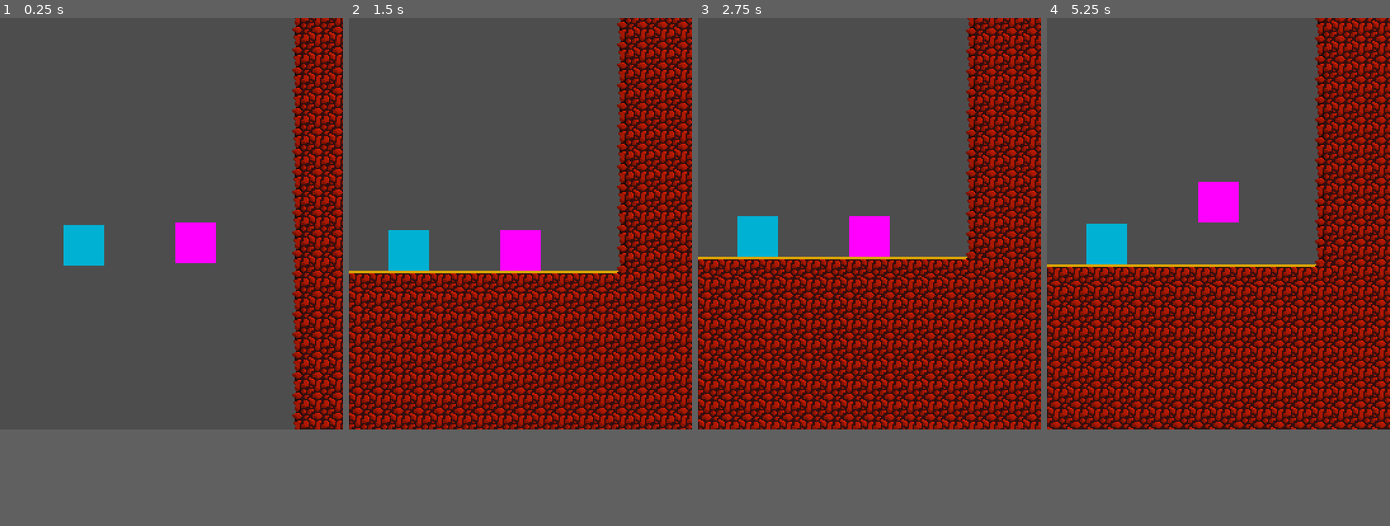
Above: before the commit, frames 1-4 (left to right).
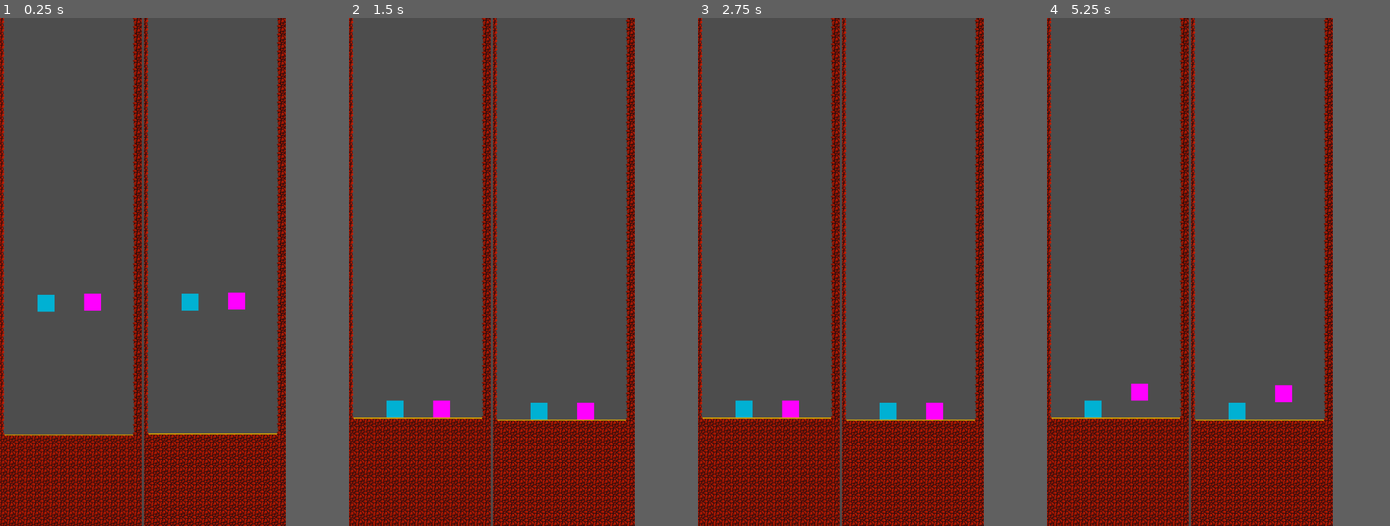
Above: after the commit, the same moments.

Repository: esoccoli/devcade-giga-game
Game: Godot game, scene res://scenes/splitscreen.tscn
Two runs of this game, one before a commit and one after it. Both use one fixed random seed, a clock stepped at 60 frames per second and the inputs below. Before the commit the project starts from res://scenes/main.tscn.
Inputs:
- Up to frame 1 (0.25 s): no input
- Up to frame 2 (1.5 s): hold F (p1_run) 0.53-1.28 s; tap F (p1_run) at 1.35 s
- Up to frame 3 (2.75 s): tap Enter at 2 s; hold F (p1_run) from 2.03 s (still down)
- Up to frame 4 (5.25 s): tap Space at 2.75, 5 s; release F (p1_run) at 2.78 s; tap F (p1_run) at 2.85, 4.35 s; hold F (p1_run) 3.53-4.28 s; tap Enter at 4.25 s; hold F (p1_run) from 5.03 s (still down)
The window is 540x648 before the commit and 450x800 after it. Grey fills any space a smaller window leaves; there, only what the larger window draws over its background counts as a difference.

The runs differ from the first frame. In frame 1, 29% of the frame differs, in the area x 0-100%, y 0-100%; in frame 2, 51%; in frame 3, 53%; in frame 4, 52%.

Commit message:
split-screen added

Diff:
--- /dev/null
+++ b/world-of-wallhoppers/assets/scripts/camera.gd
@@ -0,0 +1,9 @@
+extends Camera2D
+
+@export var target:CharacterBody2D;
+
+# Called every frame. 'delta' is the elapsed time since the previous frame.
+func _process(delta: float) -> void:
+	if target.position.y < 50:
+		position = Vector2(position.x, target.position.y);
+	pass
--- /dev/null
+++ b/world-of-wallhoppers/assets/scripts/splitscreen.gd
@@ -0,0 +1,22 @@
+extends Node2D
+
+var viewportP1;
+var viewportP2;
+var staticCamera;
+var cameraP1;
+var cameraP2;
+var levelScene;
+
+
+# Called when the node enters the scene tree for the first time.
+func _ready() -> void:
+	viewportP1 = $HBoxContainer/ViewportContainerP1/SubViewport;
+	viewportP2 = $HBoxContainer/ViewportContainerP2/SubViewport;
+
+	viewportP2.world_2d = viewportP1.world_2d
+	pass # Replace with function body.
+
+
+# Called every frame. 'delta' is the elapsed time since the previous frame.
+func _process(delta: float) -> void:
+	pass
--- /dev/null
+++ b/world-of-wallhoppers/assets/scripts/sub_viewport.gd
@@ -0,0 +1,12 @@
+extends SubViewport
+
+
+# Called when the node enters the scene tree for the first time.
+func _ready() -> void:
+	world_2d = get_viewport().world_2d
+	pass # Replace with function body.
+
+
+# Called every frame. 'delta' is the elapsed time since the previous frame.
+func _process(delta: float) -> void:
+	pass
--- a/world-of-wallhoppers/project.godot
+++ b/world-of-wallhoppers/project.godot
@@ -11,15 +11,15 @@
 [application]
 
 config/name="World of Wallhoppers"
-run/main_scene="res://scenes/main.tscn"
+run/main_scene="res://scenes/splitscreen.tscn"
 config/features=PackedStringArray("4.3", "Mobile")
 config/icon="res://icon.svg"
 
 [display]
 
 window/size/viewport_width=540
+window/size/viewport_height=960
 window/stretch/mode="viewport"
-window/stretch/scale=2.0
 
 [dotnet]
 
--- a/world-of-wallhoppers/scenes/main.tscn
+++ b/world-of-wallhoppers/scenes/main.tscn
@@ -1,9 +1,8 @@
-[gd_scene load_steps=10 format=4 uid="uid://byc3ni7sdfw6m"]
+[gd_scene load_steps=9 format=4 uid="uid://byc3ni7sdfw6m"]
 
 [ext_resource type="Script" path="res://assets/scripts/player.gd" id="1_ethrm"]
 [ext_resource type="Texture2D" uid="uid://bepq2g7ojyt6s" path="res://assets/sprites/volcano-tiles.png" id="2_r31al"]
 [ext_resource type="Script" path="res://assets/scripts/goal.gd" id="3_7unmi"]
-[ext_resource type="Script" path="res://assets/scripts/camera_lerp_to_position.gd" id="4_7gskp"]
 
 [sub_resource type="TileSetAtlasSource" id="TileSetAtlasSource_biy37"]
 texture = ExtResource("2_r31al")
@@ -166,11 +165,6 @@
 tile_map_data = PackedByteArray("AAAdABYAAAABAAEAAAAdABQAAAABAAEAAAAdABUAAAABAAEAAAAdABMAAAABAAEAAAAdABIAAAABAAEAAAAdAB …(34160 unchanged characters)…
 tile_set = SubResource("TileSet_yej4m")
 
-[node name="Camera2D" type="Camera2D" parent="." node_paths=PackedStringArray("object")]
-position = Vector2(5, -4)
-script = ExtResource("4_7gskp")
-object = NodePath("../Player1Body")
-
 [node name="Player1Body" type="CharacterBody2D" parent="."]
 position = Vector2(45, 0)
 collision_layer = 4
--- /dev/null
+++ b/world-of-wallhoppers/scenes/splitscreen.tscn
@@ -0,0 +1,53 @@
+[gd_scene load_steps=4 format=3 uid="uid://ch4mextx4xjgt"]
+
+[ext_resource type="Script" path="res://assets/scripts/splitscreen.gd" id="1_62qbm"]
+[ext_resource type="PackedScene" uid="uid://byc3ni7sdfw6m" path="res://scenes/main.tscn" id="1_g12dm"]
+[ext_resource type="Script" path="res://assets/scripts/camera.gd" id="2_rnmh1"]
+
+[node name="Node2D" type="Node2D"]
+script = ExtResource("1_62qbm")
+
+[node name="HBoxContainer" type="HBoxContainer" parent="."]
+layout_direction = 2
+anchors_preset = 15
+anchor_right = 1.0
+anchor_bottom = 1.0
+offset_right = 540.0
+offset_bottom = 960.0
+grow_horizontal = 2
+grow_vertical = 2
+
+[node name="ViewportContainerP1" type="SubViewportContainer" parent="HBoxContainer"]
+layout_mode = 2
+size_flags_horizontal = 3
+stretch = true
+
+[node name="SubViewport" type="SubViewport" parent="HBoxContainer/ViewportContainerP1"]
+handle_input_locally = false
+size = Vector2i(268, 960)
+render_target_update_mode = 4
+
+[node name="Camera2D" type="Camera2D" parent="HBoxContainer/ViewportContainerP1/SubViewport" node_paths=PackedStringArray("target")]
+offset = Vector2(135, 240)
+script = ExtResource("2_rnmh1")
+target = NodePath("../level/Player1Body")
+
+[node name="level" parent="HBoxContainer/ViewportContainerP1/SubViewport" instance=ExtResource("1_g12dm")]
+position = Vector2(131, 297)
+
+[node name="ViewportContainerP2" type="SubViewportContainer" parent="HBoxContainer"]
+layout_mode = 2
+size_flags_horizontal = 3
+stretch = true
+
+[node name="SubViewport" type="SubViewport" parent="HBoxContainer/ViewportContainerP2"]
+handle_input_locally = false
+size = Vector2i(268, 960)
+render_target_update_mode = 4
+
+[node name="Camera2D" type="Camera2D" parent="HBoxContainer/ViewportContainerP2/SubViewport" node_paths=PackedStringArray("target")]
+offset = Vector2(135, 240)
+script = ExtResource("2_rnmh1")
+target = NodePath("../../../ViewportContainerP1/SubViewport/level/Player2Body")
+
+[editable path="HBoxContainer/ViewportContainerP1/SubViewport/level"]
